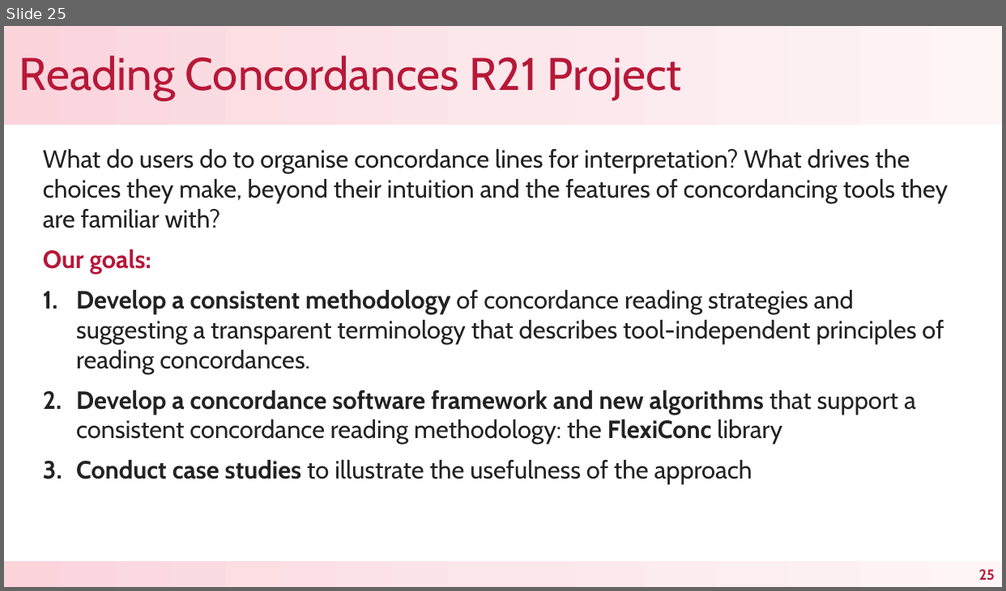
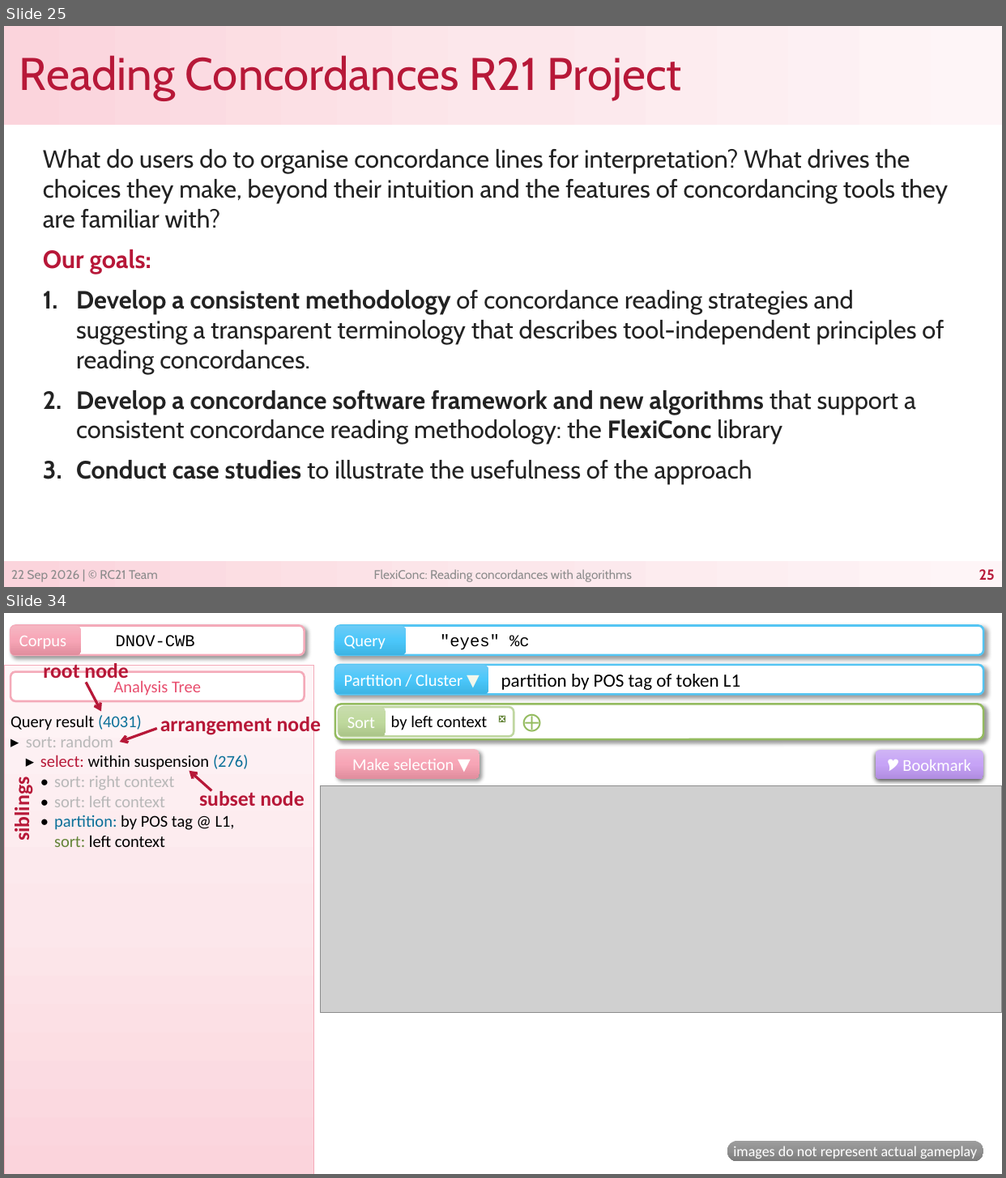
Before and after one commit to reading-concordances/teaching, a slide deck: course/slides/2_working_with_concordance_tools.pptx. Shown one above the other, each under a label of ours: slide 25 before the commit, slides 25 and 34 after it; the slides between them are not shown. The pictures are 1006x591 and 1006x1178 pixels, drawn with LibreOffice and Linux fonts; fonts in the diff are those of the drawing; grey boxes stand for pictures. Boxes give left, top, right and bottom in pixels: in the first picture for what was removed or moved away, otherwise in the second. Text is boxed around its words. In the diff, an @@ line names an element or a change of style, - is before the commit and + after.

```diff
--- a/course/slides/2_working_with_concordance_tools.pptx
+++ b/course/slides/2_working_with_concordance_tools.pptx
@@ slide 34 added at <box>4,613,1002,1174</box>, background #FFFFFF @@
@@ rounded rectangle added at <box>10,626,305,655</box>, fill #FFFFFF, outline #F4AAB9 2 pt, 16 pt, text #000000 @@
+DNOV-CWB
@@ rounded rectangle added at <box>10,626,81,655</box>, fill gradient #F7B6C3 to #F8A6B7 to #E28E9F, 16 pt, text #FFFFFF @@
+Corpus
@@ rounded rectangle added at <box>335,626,983,655</box>, fill #FFFFFF, outline #54C5F3 2 pt, 16 pt, text #000000 @@
+"eyes" %c
@@ rounded rectangle added at <box>335,626,405,655</box>, fill gradient #6DCCF6 to #4CC8FB to #3EB5E5, 16 pt, text #FFFFFF @@
+Query
@@ rectangle added at <box>4,665,313,1174</box>, fill gradient #FEF5F7 to #FCE7EB to #FBD4DC, outline #F4AAB9 0.5 pt @@
@@ rounded rectangle added at <box>10,672,305,701</box>, fill #FFFFFF, outline #F4AAB9 2 pt, 16 pt, text #E84E6E @@
+Analysis Tree
@@ text added at <box>43,663,128,683</box>, 20 pt, text #B71838, bold @@
+root node
@@ arrow added from (86, 682) to (101, 711), #B71838 2.5 pt @@
@@ rounded rectangle added at <box>335,665,983,694</box>, fill #FFFFFF, outline #54C5F3 2 pt, 18 pt, text #000000 @@
+partition by POS tag of token L1
@@ rounded rectangle added at <box>335,665,488,694</box>, fill gradient #6DCCF6 to #4CC8FB to #3EB5E5, 16 pt, text #FFFFFF @@
+Partition / Cluster ▼
@@ rounded rectangle added at <box>335,705,983,739</box>, fill #FFFFFF, outline #94BB5F 2 pt @@
@@ rounded rectangle added at <box>339,707,513,736</box>, fill #FFFFFF, outline #C0D7A1 2 pt, 16 pt, text #000000 @@
+by left context ❎
@@ rounded rectangle added at <box>339,707,386,736</box>, fill gradient #C8DCAD to #C0DA9E to #ABC589, 16 pt, text #FFFFFF @@
+Sort
@@ rounded rectangle added at <box>513,707,545,736</box>, 18 pt, text #94BB5F @@
+⨁
@@ text added at <box>10,715,248,847</box>, 16 pt, text #000000 @@
+Query result (4031)
+▸ sort: random
+▸ select: within suspension (276)
+• sort: right context
+• sort: left context
+• partition: by POS tag @ L1,
+sort: left context
@@ arrow added from (157, 728) to (119, 742), #B71838 2.5 pt @@
@@ text added at <box>160,714,321,736</box>, 20 pt, text #B71838, bold @@
+arrangement node
@@ rounded rectangle added at <box>335,749,479,778</box>, fill gradient #F7B6C3 to #F8A6B7 to #E28E9F, 16 pt, text #FFFFFF @@
+Make selection ▼
@@ rounded rectangle added at <box>876,750,984,779</box>, fill gradient #D0B4F6 to #C7A4F7 to #B08DE1, 16 pt, text #FFFFFF @@
+🎔 Bookmark
@@ arrow added from (211, 791) to (189, 771), #B71838 2.5 pt @@
@@ text added at <box>10,783,35,840</box>, 20 pt, text #B71838, bold @@
+siblings
@@ text added at <box>199,789,304,806</box>, 20 pt, text #B71838, bold @@
+subset node
@@ picture added at <box>320,786,1002,1013</box> @@
@@ rounded rectangle added at <box>727,1141,983,1161</box>, fill gradient #9D9D9D to #909090 to #7C7C7C, 14 pt, text #FFFFFF @@
+images do not represent actual gameplay
@@ slide 25 changed as well @@
@@ text added at <box>11,570,158,582</box>, 12 pt, text #8C8C8C @@
+22 Sep 2026 | © RC21 Team
@@ text added at <box>374,570,632,582</box>, 12 pt, text #8C8C8C @@
+FlexiConc: Reading concordances with algorithms
```
Also in this commit, not shown: 16 other slides changed, 13 other slides added, 2 slides removed, 2 other files.
